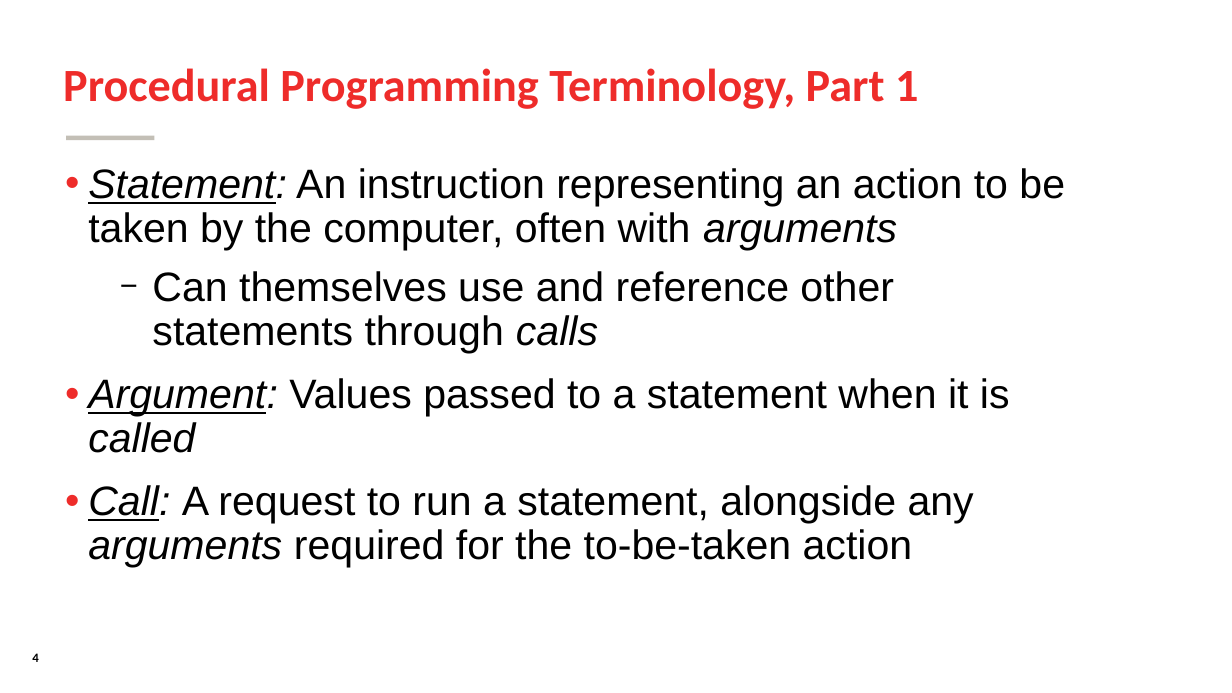
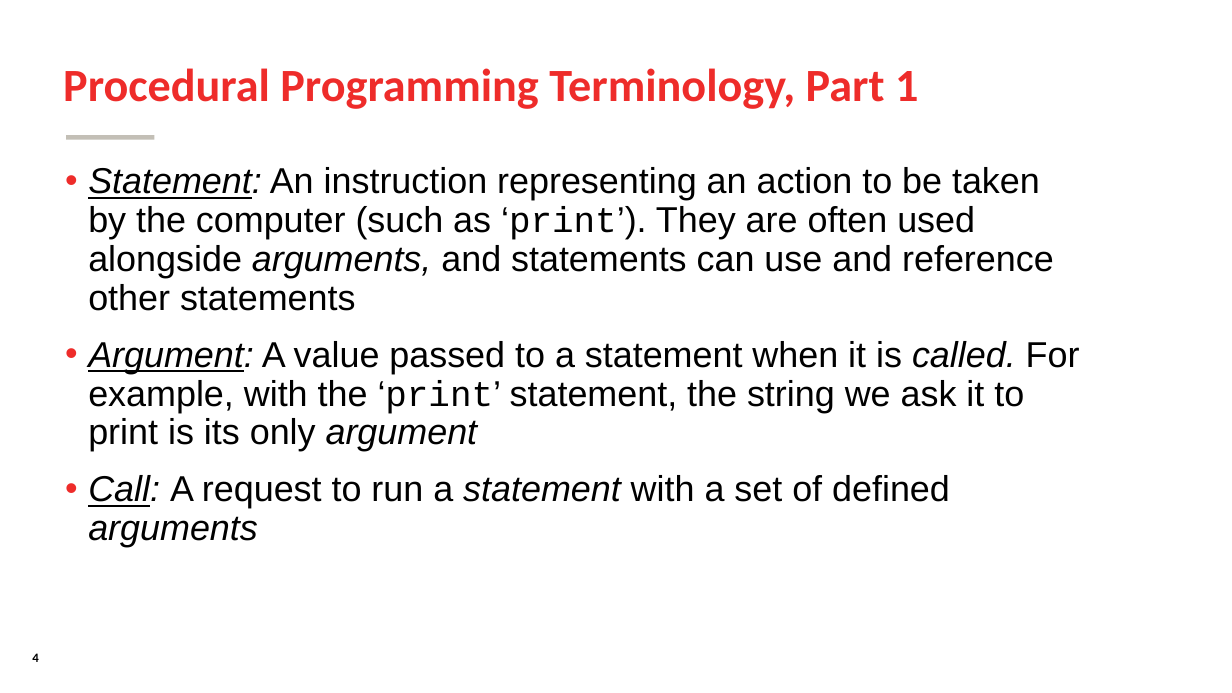
Before and after one commit to SomeoneInParticular/MDPR613_CourseMaterial, a slide deck: slide 4 of PythonCrashCourse/Unit1_ProceduralPython/Unit1_ProceduralPython.odp. Drawn at 1232x693 pixels with LibreOffice and Linux fonts; fonts in the diff are those of the drawing; background and template pictures are left out. Boxes give left, top, right and bottom in pixels: in the first picture for what was removed or moved away, otherwise in the second. Text is boxed around its words. In the diff, an @@ line names an element or a change of style, - is before the commit and + after.

```diff
--- a/PythonCrashCourse/Unit1_ProceduralPython/Unit1_ProceduralPython.odp
+++ b/PythonCrashCourse/Unit1_ProceduralPython/Unit1_ProceduralPython.odp
@@ text at bbox=[88, 167, 1080, 547]: text changed; size 32 to 28 pt @@
-• Statement: An instruction representing an action to be taken by the computer, often with arguments
-  − Can themselves use and reference other statements through calls
-• Argument: Values passed to a statement when it is called
-• Call: A request to run a statement, alongside any arguments required for the to-be-taken action
+• Statement: An instruction representing an action to be taken by the computer (such as ‘print’). They are often used alongside arguments, and statements can use and reference other statements
+• Argument: A value passed to a statement when it is called. For example, with the ‘print’ statement, the string we ask it to print is its only argument
+• Call: A request to run a statement with a set of defined arguments
```
Also in this commit, not shown: 19 other slides changed, 1 slide added, 1 other file.
